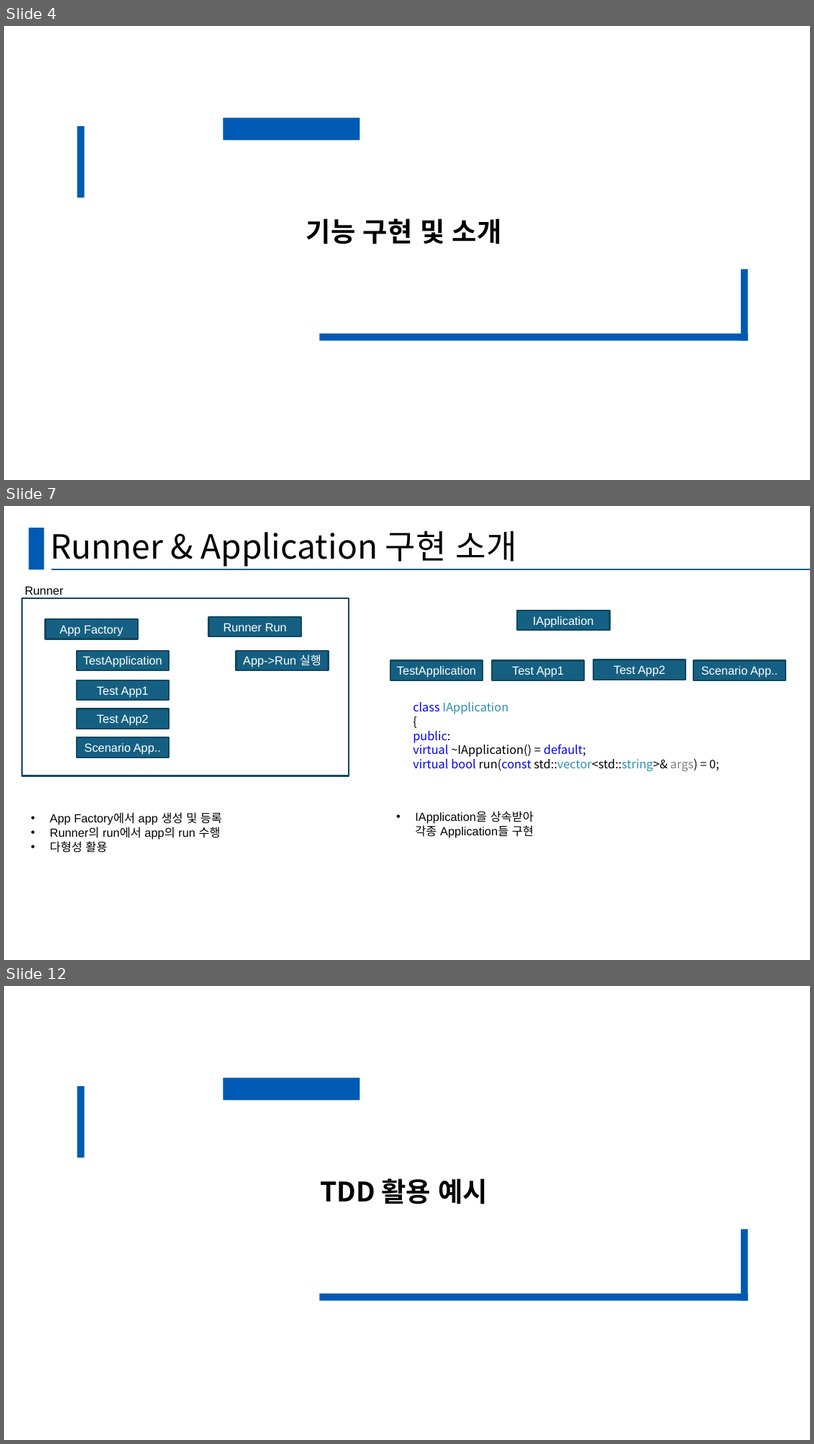
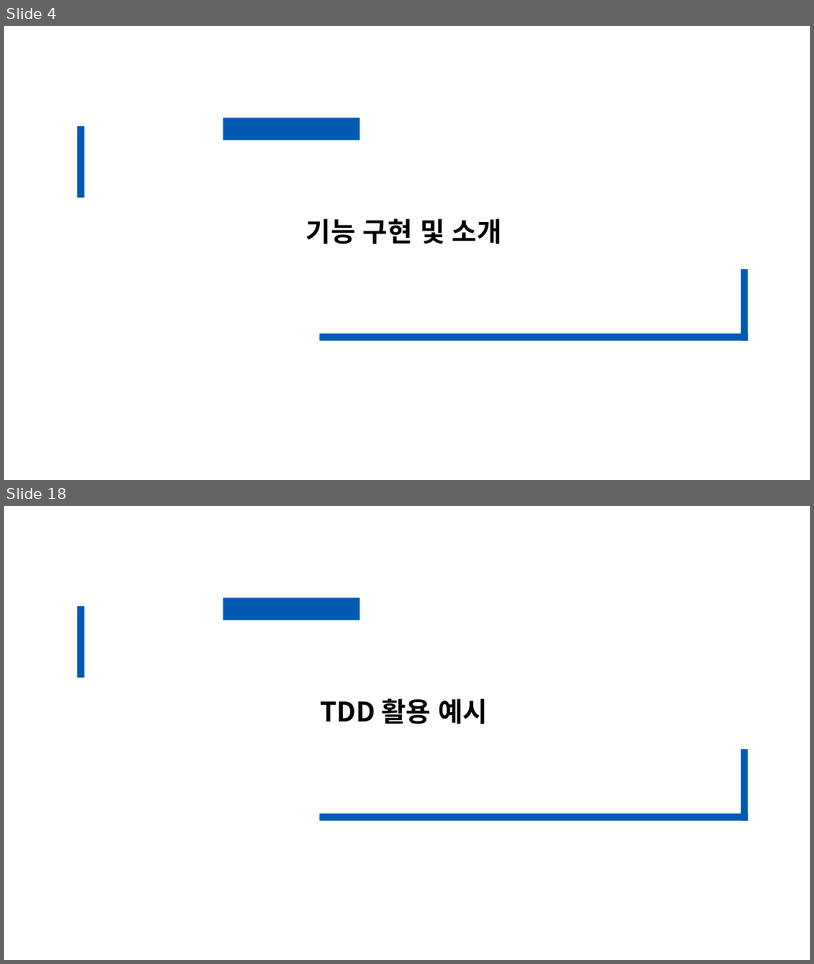
Before and after one commit to seungjun611/CRA_TeamProject_SSD, a slide deck: TeamProjectPPT.pptx. Shown one above the other, each under a label of ours: slides 4, 7 and 12 before the commit, slides 4 and 18 after it; the slides between them are not shown. The pictures are 814x1444 and 814x964 pixels, drawn with LibreOffice and Linux fonts; fonts in the diff are those of the drawing. Boxes give left, top, right and bottom in pixels: in the first picture for what was removed or moved away, otherwise in the second. Text is boxed around its words. In the diff, an @@ line names an element or a change of style, - is before the commit and + after.

```diff
--- a/TeamProjectPPT.pptx
+++ b/TeamProjectPPT.pptx
@@ slide 7 removed at (4, 506, 810, 960), background #FFFFFF @@
@@ rectangle removed at (28, 528, 44, 569) @@
@@ title removed at (50, 530, 517, 566) @@
-Runner & Application 구현 소개
@@ line removed from (52, 569) to (810, 569) @@
@@ text removed at (25, 586, 64, 595) @@
-Runner
@@ rectangle removed at (22, 598, 350, 775) @@
@@ rectangle removed at (517, 610, 610, 630) @@
-IApplication
@@ rectangle removed at (45, 619, 138, 639) @@
-App Factory
@@ rectangle removed at (209, 617, 301, 636) @@
-Runner Run
@@ rectangle removed at (77, 651, 169, 671) @@
-TestApplication
@@ rectangle removed at (237, 651, 329, 671) @@
-App->Run 실행
@@ rectangle removed at (391, 661, 483, 681) @@
-TestApplication
@@ rectangle removed at (492, 661, 585, 681) @@
-Test App1
@@ rectangle removed at (594, 659, 687, 680) @@
-Test App2
@@ rectangle removed at (694, 661, 787, 681) @@
-Scenario App..
@@ rectangle removed at (77, 680, 169, 700) @@
-Test App1
@@ rectangle removed at (77, 708, 169, 728) @@
-Test App2
@@ text removed at (413, 702, 720, 771) @@
-class IApplication
-{
-public:
-virtual ~IApplication() = default;
-virtual bool run(const std::vector<std::string>& args) = 0;
@@ rectangle removed at (77, 738, 169, 758) @@
-Scenario App..
@@ text removed at (50, 812, 222, 852) @@
-• App Factory에서 app 생성 및 등록
-• Runner의 run에서 app의 run 수행
-• 다형성 활용
@@ text removed at (415, 811, 534, 838) @@
-• IApplication을 상속받아
-  각종 Application들 구현
@@ what was slide 12 is now slide 18 @@
```
Also in this commit, not shown: 5 slides changed, 20 slides added, 5 other slides removed.
